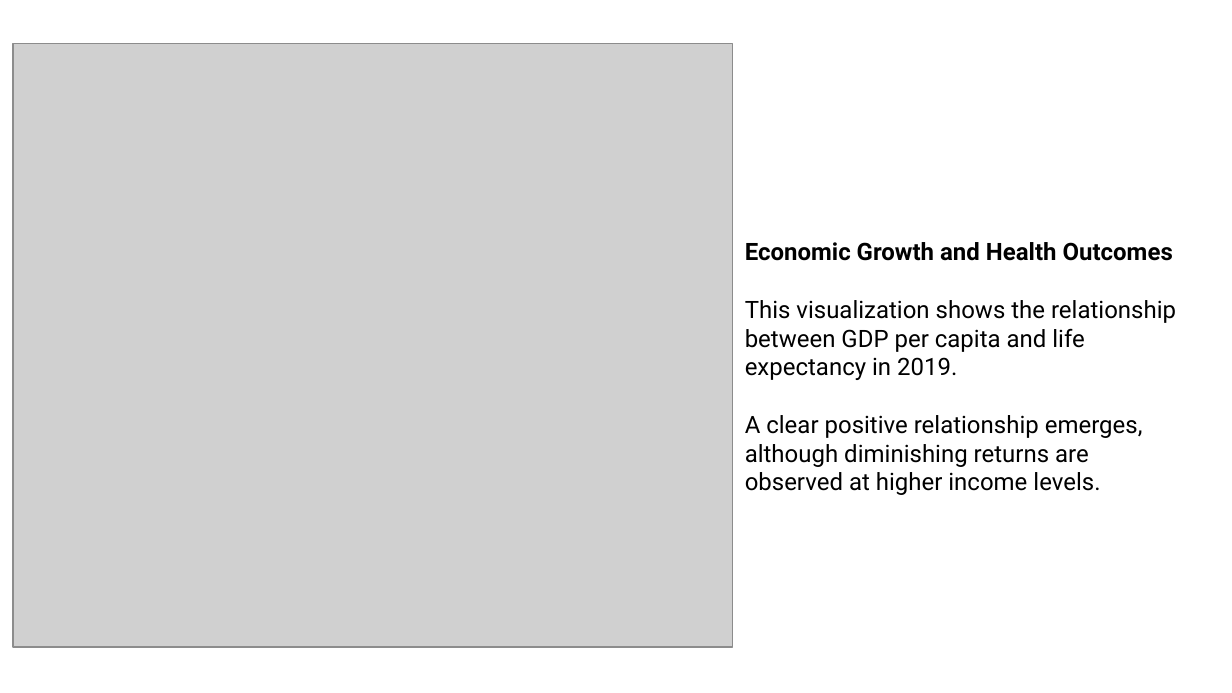
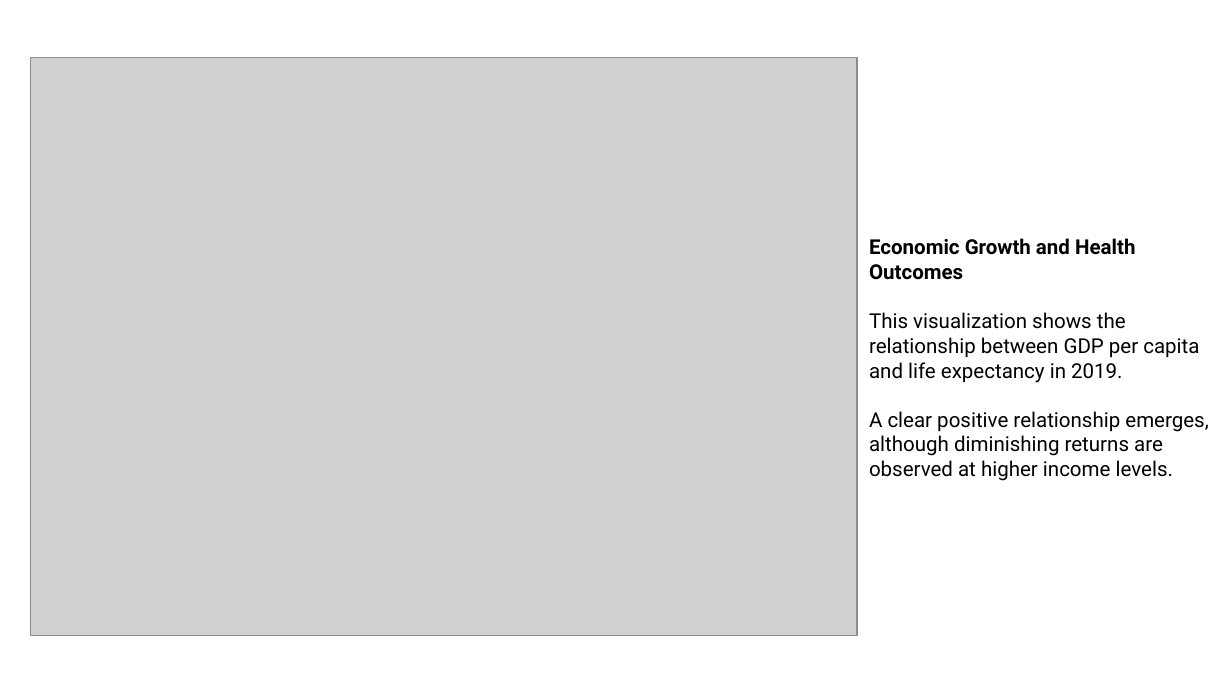
Before and after one commit to Haniehmzd/Data-Visualization, a slide deck: slide 6 of A. Student Individual Assignment.pptx. Drawn at 1232x693 pixels with LibreOffice and Linux fonts; fonts in the diff are those of the drawing; grey boxes stand for pictures. Boxes give left, top, right and bottom in pixels: in the first picture for what was removed or moved away, otherwise in the second. Text is boxed around its words. In the diff, an @@ line names an element or a change of style, - is before the commit and + after.

```diff
--- a/A. Student Individual Assignment.pptx
+++ b/A. Student Individual Assignment.pptx
@@ picture: place and size @@
-picture at box(14, 44, 733, 648)
+picture at box(31, 58, 857, 636)
@@ text "Economic Growth and Health Outcomes": place and size @@
-text "Economic Growth and Health Outcomes" at box(745, 242, 1176, 495)
+text "Economic Growth and Health Outcomes" at box(869, 238, 1208, 481)
@@ text "Economic Growth and Health Outcomes" at box(869, 238, 1208, 481): size 14 to 12 pt @@
```
Also in this commit, not shown: 4 other slides changed, 1 other file.
